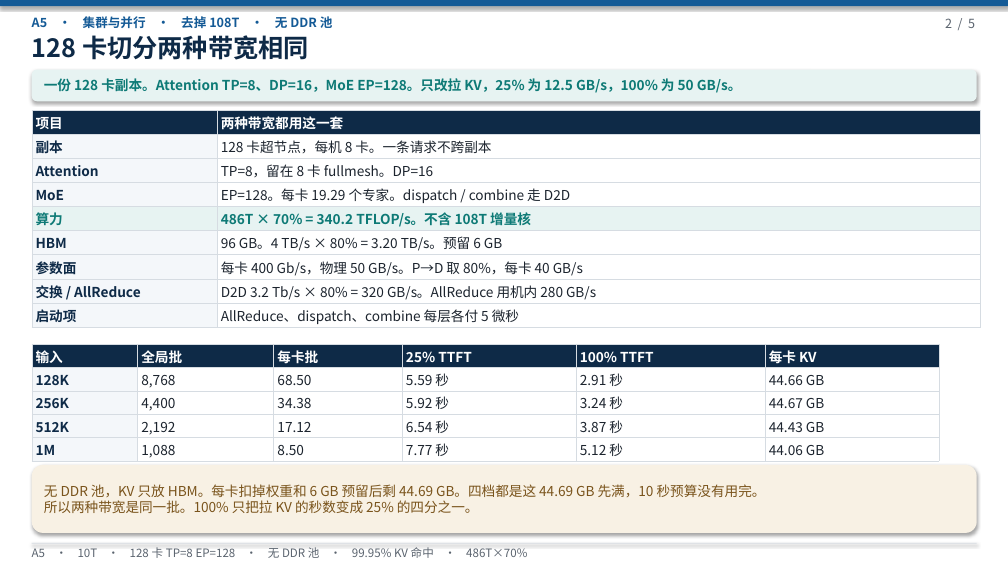
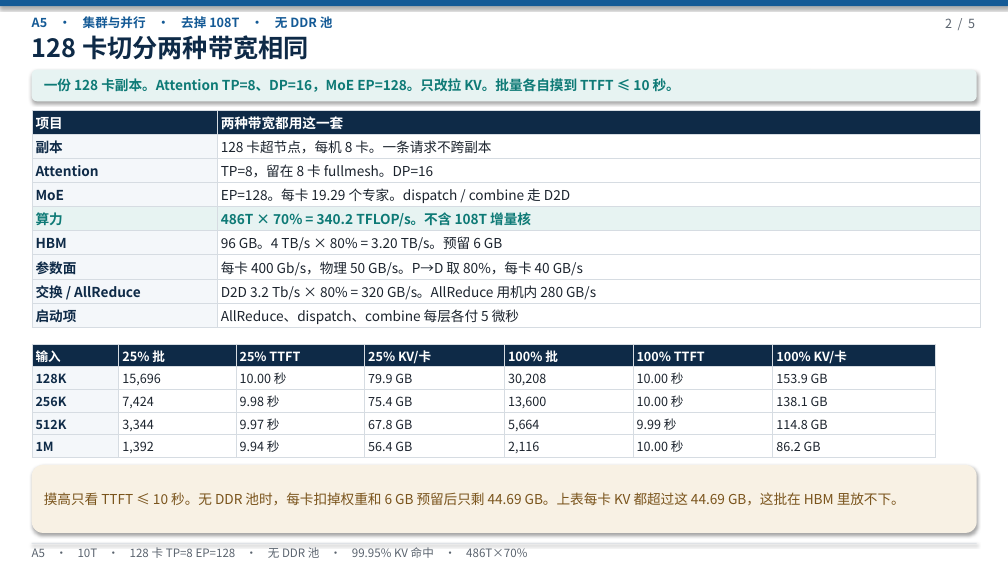
Before and after one commit to 69515164-rgb/UCL-MPComm, a slide deck: slide 2 of docs/A5-10T-P-D-无DDR池-99.95KV命中.pptx. Drawn at 1008x567 pixels with LibreOffice and Linux fonts; fonts in the diff are those of the drawing. Boxes give left, top, right and bottom in pixels: in the first picture for what was removed or moved away, otherwise in the second. Text is boxed around its words. In the diff, an @@ line names an element or a change of style, - is before the commit and + after.

```diff
--- a/docs/A5-10T-P-D-无DDR池-99.95KV命中.pptx
+++ b/docs/A5-10T-P-D-无DDR池-99.95KV命中.pptx
@@ text at [44,78,680,92]: text changed @@
-一份 128 卡副本。Attention TP=8、DP=16，MoE EP=128。只改拉 KV，25% 为 12.5 GB/s，100% 为 50 GB/s。
+一份 128 卡副本。Attention TP=8、DP=16，MoE EP=128。只改拉 KV。批量各自摸到 TTFT ≤ 10 秒。
@@ table at [32,344,935,457] @@
-column 2: 全局批 | 8,768 | 4,400 | 2,192 | 1,088
-column 3: 每卡批 | 68.50 | 34.38 | 17.12 | 8.50
-column 4: 25% TTFT | 5.59 秒 | 5.92 秒 | 6.54 秒 | 7.77 秒
-column 5: 100% TTFT | 2.91 秒 | 3.24 秒 | 3.87 秒 | 5.12 秒
-column 6: 每卡 KV | 44.66 GB | 44.67 GB | 44.43 GB | 44.06 GB
+column 2: 25% 批 | 15,696 | 7,424 | 3,344 | 1,392
+column 3: 25% TTFT | 10.00 秒 | 9.98 秒 | 9.97 秒 | 9.94 秒
+column 4: 25% KV/卡 | 79.9 GB | 75.4 GB | 67.8 GB | 56.4 GB
+column 5: 100% 批 | 30,208 | 13,600 | 5,664 | 2,116
+column 6: 100% TTFT | 10.00 秒 | 10.00 秒 | 9.99 秒 | 10.00 秒
+column 7: 100% KV/卡 | 153.9 GB | 138.1 GB | 114.8 GB | 86.2 GB
@@ table: place and size @@
-table at [32,344,939,462]
+table at [32,344,935,457]
@@ text at [44,492,905,505]: text changed @@
-无 DDR 池，KV 只放 HBM。每卡扣掉权重和 6 GB 预留后剩 44.69 GB。四档都是这 44.69 GB 先满，10 秒预算没有用完。
-所以两种带宽是同一批。100% 只把拉 KV 的秒数变成 25% 的四分之一。
+摸高只看 TTFT ≤ 10 秒。无 DDR 池时，每卡扣掉权重和 6 GB 预留后只剩 44.69 GB。上表每卡 KV 都超过这 44.69 GB，这批在 HBM 里放不下。
```
Also in this commit, not shown: 2 other slides changed, 2 other files.
